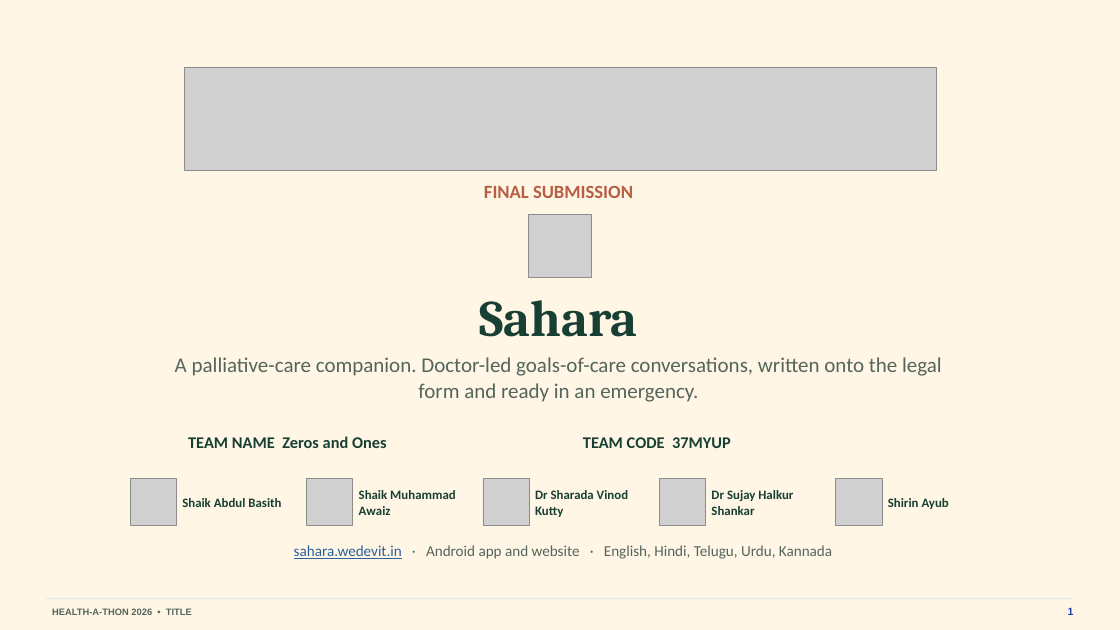
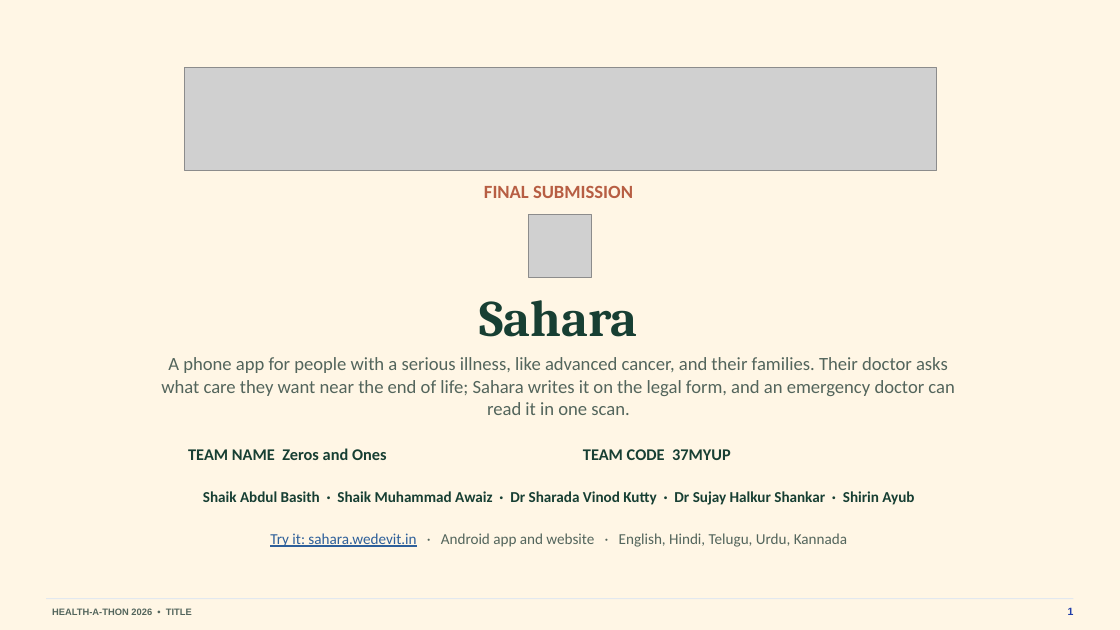
Before and after one commit to basithladdu/healthathon, a slide deck: slide 1 of output/final-submission/Sahara-Final-Presentation.pptx. Drawn at 1120x630 pixels with LibreOffice and Linux fonts; fonts in the diff are those of the drawing; grey boxes stand for pictures. Boxes give left, top, right and bottom in pixels: in the first picture for what was removed or moved away, otherwise in the second. Text is boxed around its words. In the diff, an @@ line names an element or a change of style, - is before the commit and + after.

```diff
--- a/output/final-submission/Sahara-Final-Presentation.pptx
+++ b/output/final-submission/Sahara-Final-Presentation.pptx
@@ text at [161,357,954,415]: text changed; size 18 to 16 pt @@
-A palliative-care companion. Doctor-led goals-of-care conversations, written onto the legal form and ready in an emergency.
+A phone app for people with a serious illness, like advanced cancer, and their families. Their doctor asks what care they want near the end of life; Sahara writes it on the legal form, and an emergency doctor can read it in one scan.
@@ text "TEAM NAME Zeros and Ones": place and size @@
-text "TEAM NAME Zeros and Ones" at [188,436,387,448]
+text "TEAM NAME Zeros and Ones" at [188,448,387,460]
@@ text "TEAM CODE 37MYUP": place and size @@
-text "TEAM CODE 37MYUP" at [583,437,731,448]
+text "TEAM CODE 37MYUP" at [583,449,731,460]
@@ picture removed at [130,479,176,525] @@
@@ picture removed at [307,479,353,525] @@
@@ picture removed at [483,479,529,525] @@
@@ picture removed at [660,479,706,525] @@
@@ picture removed at [836,479,882,525] @@
@@ text removed at [182,498,281,507] @@
-Shaik Abdul Basith
@@ text added at [203,491,914,505], 13 pt, text #173F33, bold @@
+Shaik Abdul Basith · Shaik Muhammad Awaiz · Dr Sharada Vinod Kutty · Dr Sujay Halkur Shankar · Shirin Ayub
@@ text removed at [359,490,456,515] @@
-Shaik Muhammad Awaiz
@@ text removed at [535,490,628,517] @@
-Dr Sharada Vinod Kutty
@@ text removed at [711,490,793,515] @@
-Dr Sujay Halkur Shankar
@@ text removed at [888,498,949,509] @@
-Shirin Ayub
@@ text at [270,533,847,547]: text changed @@
-sahara.wedevit.in · Android app and website · English, Hindi, Telugu, Urdu, Kannada
+Try it: sahara.wedevit.in · Android app and website · English, Hindi, Telugu, Urdu, Kannada
```
Also in this commit, not shown: 12 other slides changed, 8 other files.
